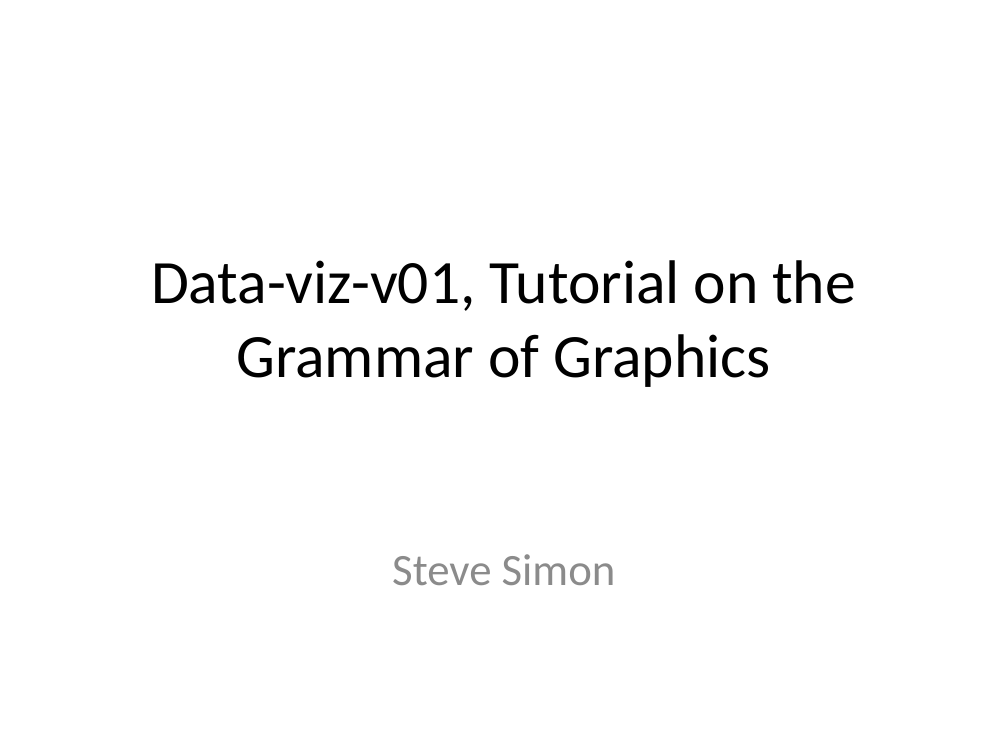
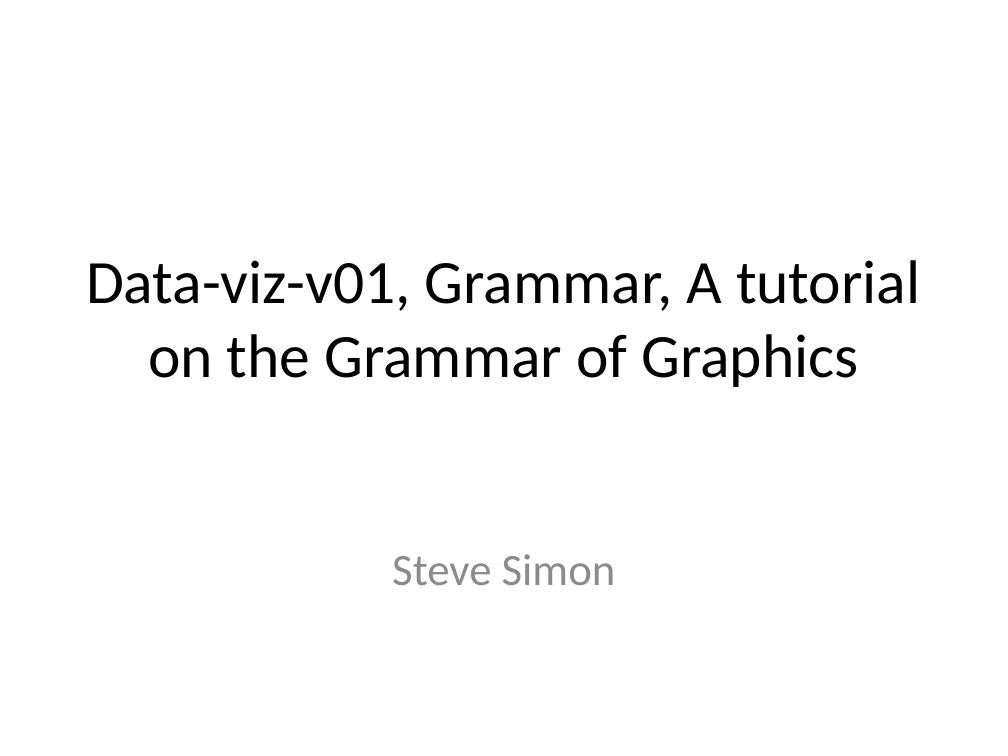
Before and after one commit to pmean/data-visualization, a slide deck: slide 1 of data-viz-01/component/tutorial-grammar.pptx. Drawn at 1008x756 pixels with LibreOffice and Linux fonts; fonts in the diff are those of the drawing. Boxes give left, top, right and bottom in pixels: in the first picture for what was removed or moved away, otherwise in the second. Text is boxed around its words. In the diff, an @@ line names an element or a change of style, - is before the commit and + after.

Commit message:
Revised fundamentals in data-viz-01

```diff
--- a/data-viz-01/component/tutorial-grammar.pptx
+++ b/data-viz-01/component/tutorial-grammar.pptx
@@ title at [86, 260, 921, 387]: text changed @@
-Data-viz-v01, Tutorial on the Grammar of Graphics
+Data-viz-v01, Grammar, A tutorial on the Grammar of Graphics
```
Also in this commit, not shown: 13 other slides changed, 1 slide added, 47 other files.
